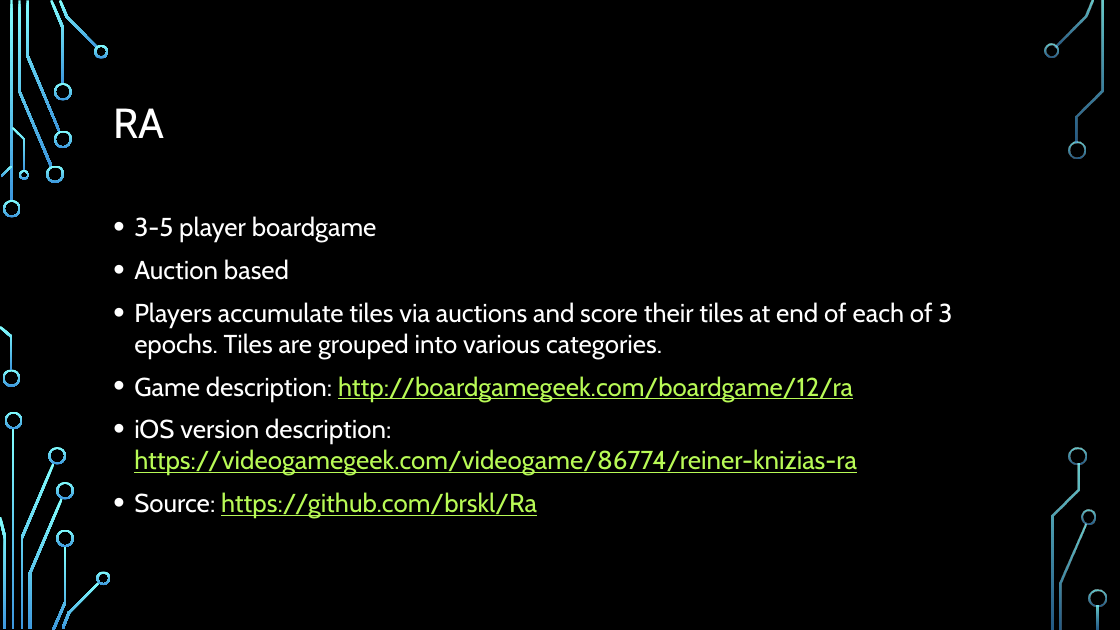
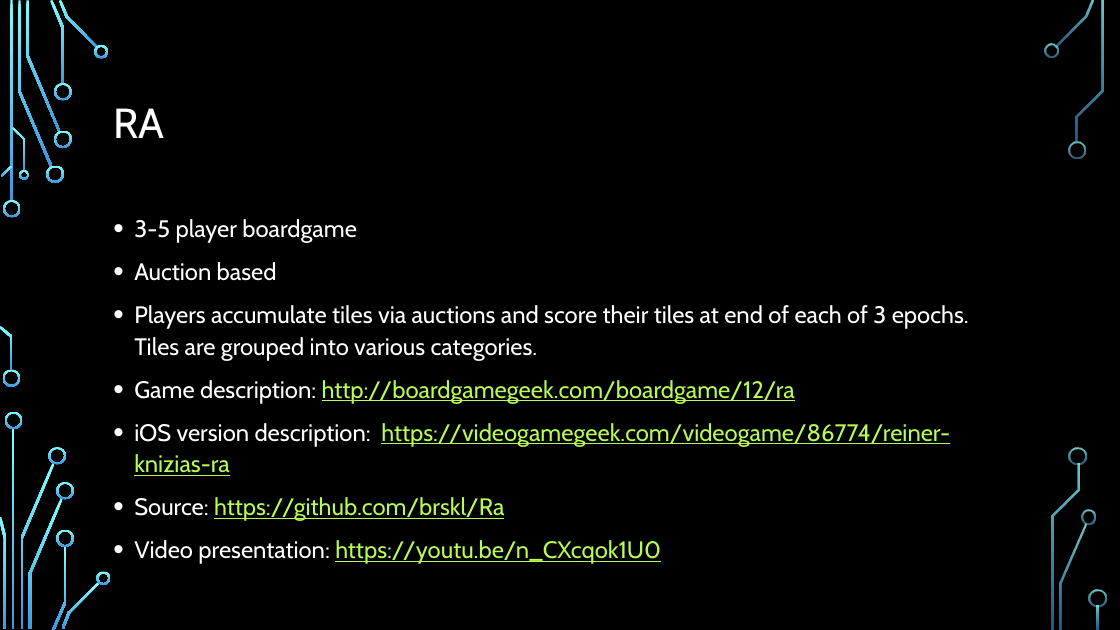
Before and after one commit to brskl/Ra, a slide deck: slide 2 of doc/Project Presentation - Ra 2017-03.pptx. Drawn at 1120x630 pixels with LibreOffice and Linux fonts; fonts in the diff are those of the drawing; background and template pictures are left out. Boxes give left, top, right and bottom in pixels: in the first picture for what was removed or moved away, otherwise in the second. Text is boxed around its words. In the diff, an @@ line names an element or a change of style, - is before the commit and + after.

Commit message:
added text to 'Features used' slide added youtube link

```diff
--- a/doc/Project Presentation - Ra 2017-03.pptx
+++ b/doc/Project Presentation - Ra 2017-03.pptx
@@ text at (x1=134, y1=219, x2=969, y2=521): size 22.2 to 20.4 pt in "3-5 player boardgame", "Auction based", "Players accumulate tiles via auctions and score ...", "Game description: http://boardgamegeek.com/boardgame/12/ra" and 2 more places; line spacing 1 to 1.1 @@
@@ text at (x1=134, y1=540, x2=661, y2=564): paragraph added @@
+• Video presentation: https://youtu.be/n_CXcqok1U0
```
Also in this commit, not shown: 1 other slide changed.
